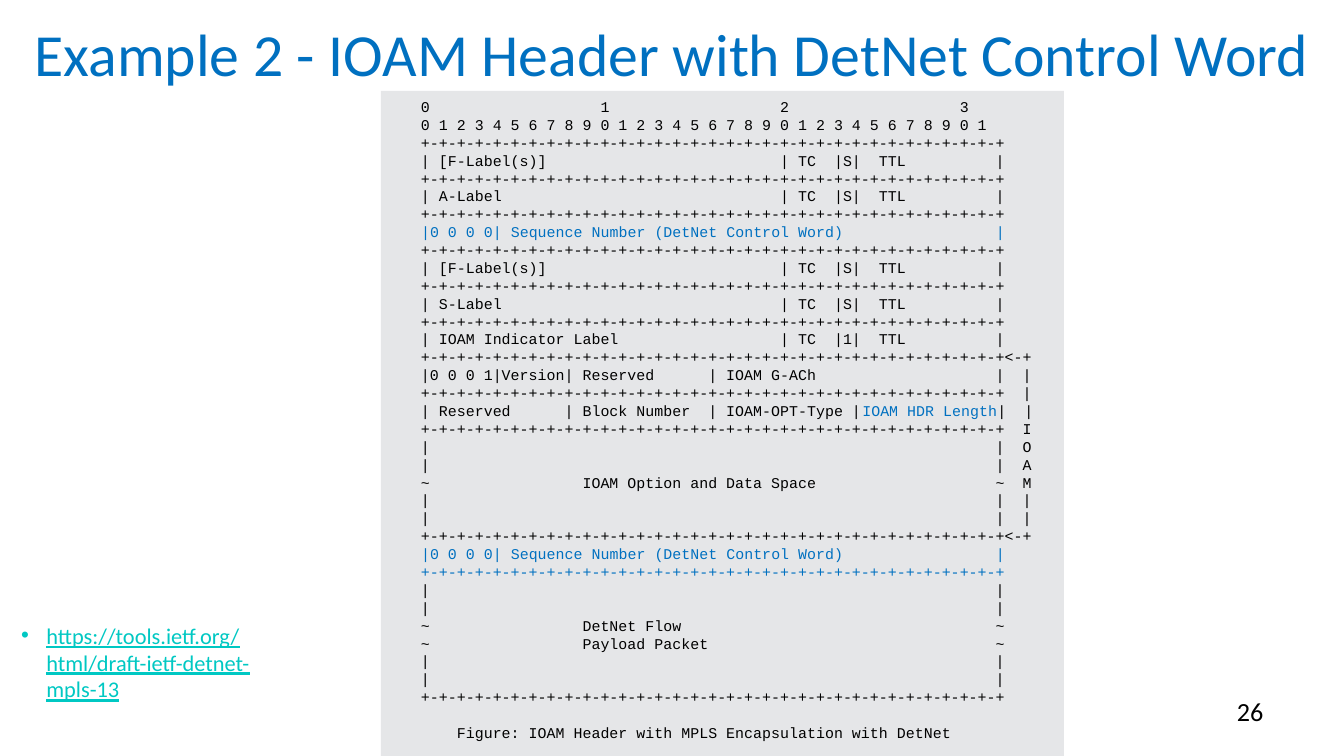
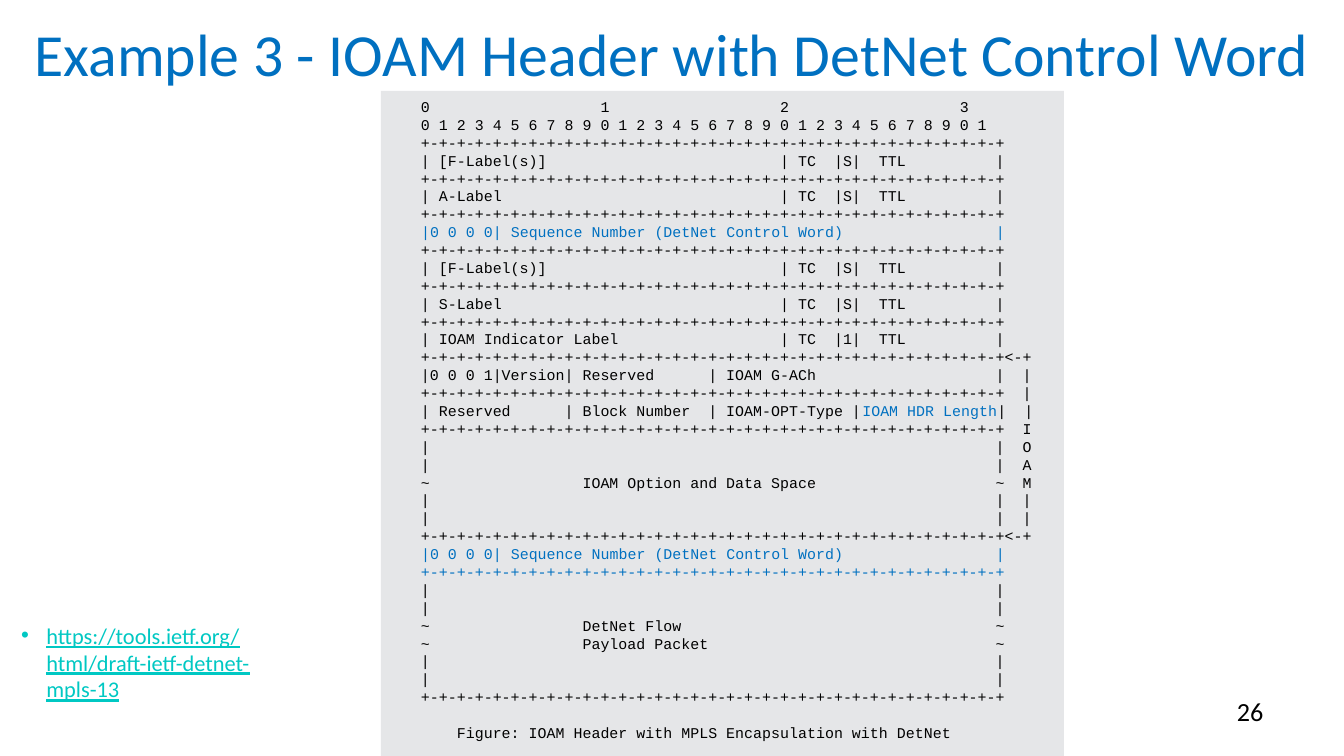
Before and after one commit to rakgandhi/ietf-slides, a slide deck: slide 26 of draft-gandhi-mpls-ioam-sr-05.pptx. Drawn at 1344x756 pixels with LibreOffice and Linux fonts; fonts in the diff are those of the drawing. Boxes give left, top, right and bottom in pixels: in the first picture for what was removed or moved away, otherwise in the second. Text is boxed around its words. In the diff, an @@ line names an element or a change of style, - is before the commit and + after.

```diff
--- a/draft-gandhi-mpls-ioam-sr-05.pptx
+++ b/draft-gandhi-mpls-ioam-sr-05.pptx
@@ title at bbox=[34, 34, 1308, 86]: text changed @@
-Example 2 - IOAM Header with DetNet Control Word
+Example 3 - IOAM Header with DetNet Control Word
```
Also in this commit, not shown: 7 other slides changed, 1 other file.
